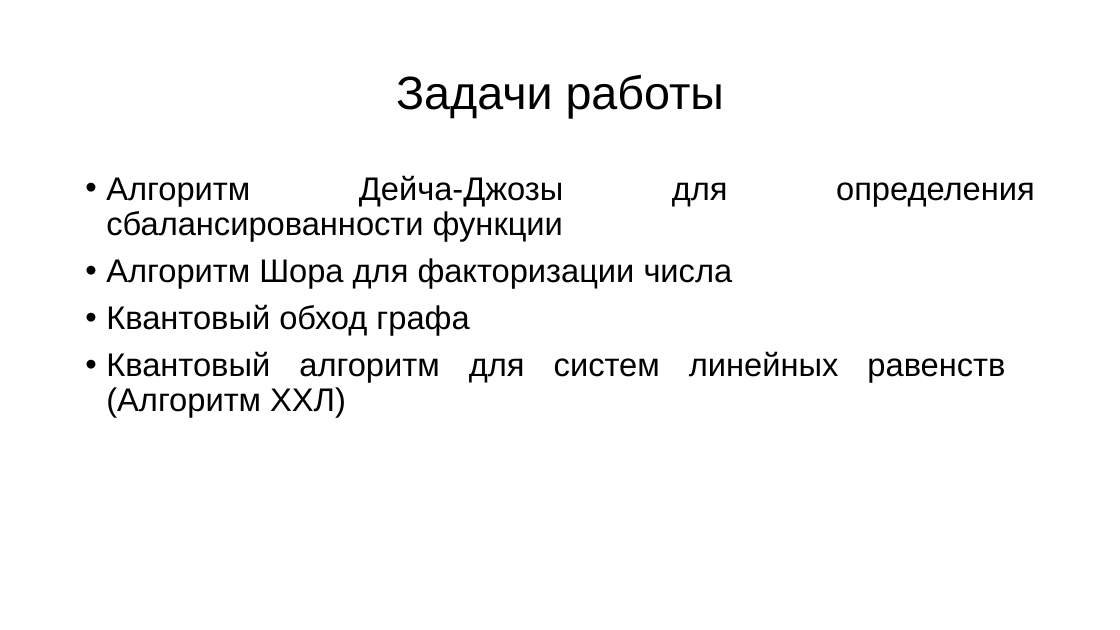
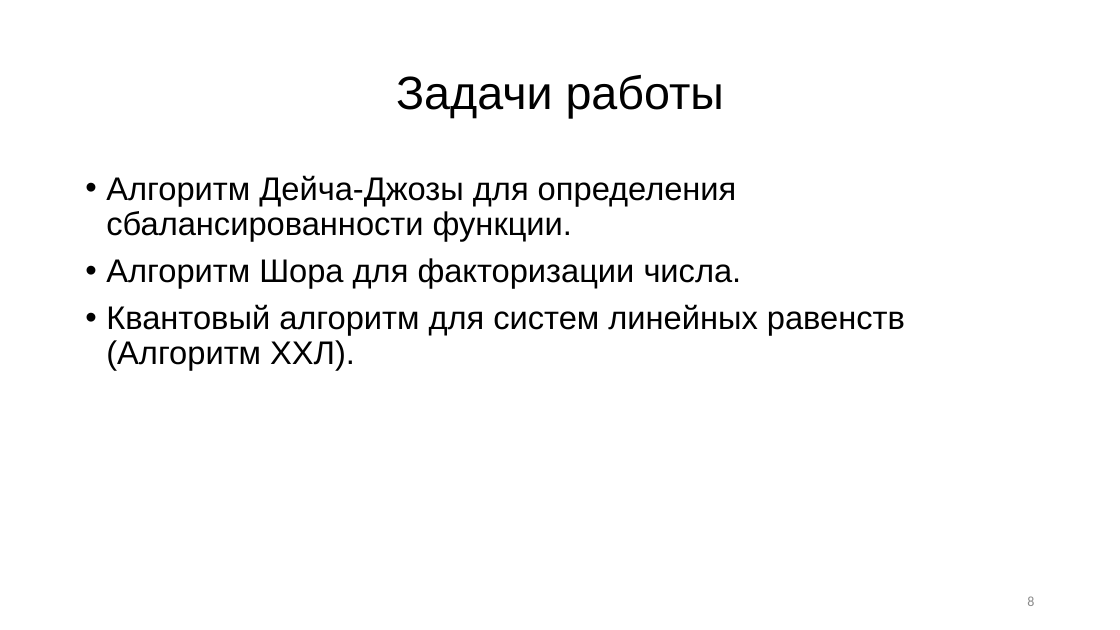
Before and after one commit to R0manych/Diploma2019, a slide deck: slide 8 of Черниговских 2к 14гр.pptx. Drawn at 1120x630 pixels with LibreOffice and Linux fonts; fonts in the diff are those of the drawing. Boxes give left, top, right and bottom in pixels: in the first picture for what was removed or moved away, otherwise in the second. Text is boxed around its words. In the diff, an @@ line names an element or a change of style, - is before the commit and + after.

```diff
--- a/Черниговских 2к 14гр.pptx
+++ b/Черниговских 2к 14гр.pptx
@@ text at <box>106,175,905,370</box>: text changed @@
-• Алгоритм Дейча-Джозы для определения сбалансированности функции
-• Алгоритм Шора для факторизации числа
-• Квантовый обход графа
-• Квантовый алгоритм для систем линейных равенств
-  (Алгоритм ХХЛ)
+• Алгоритм Дейча-Джозы для определения сбалансированности функции.
+• Алгоритм Шора для факторизации числа.
+• Квантовый алгоритм для систем линейных равенств
+  (Алгоритм ХХЛ).
@@ page number added at <box>1027,596,1034,606</box>, 12 pt, text #8C8C8C @@
+8
```
Also in this commit, not shown: 16 other slides changed, 1 slide added, 1 slide removed.
